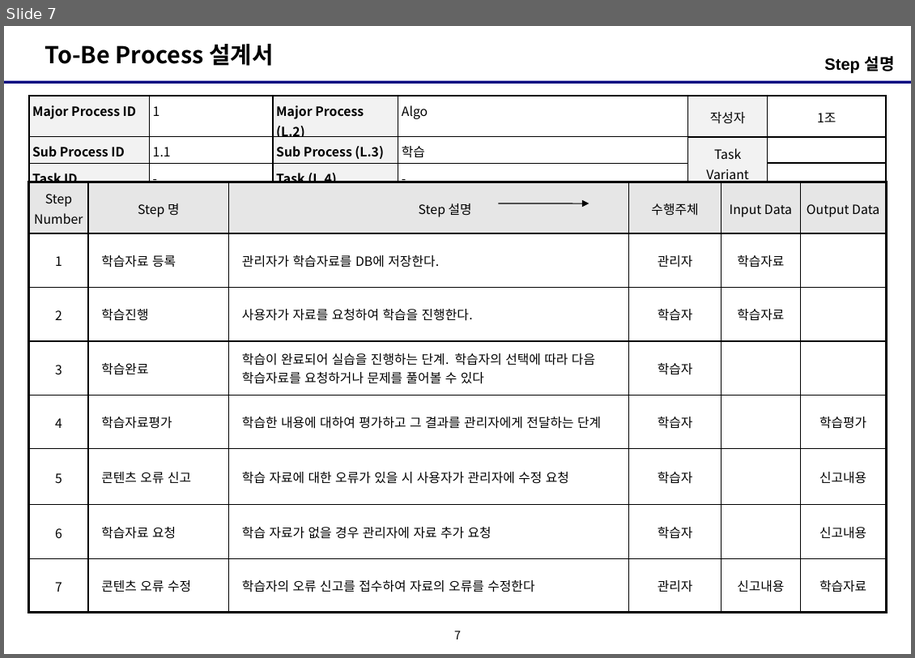
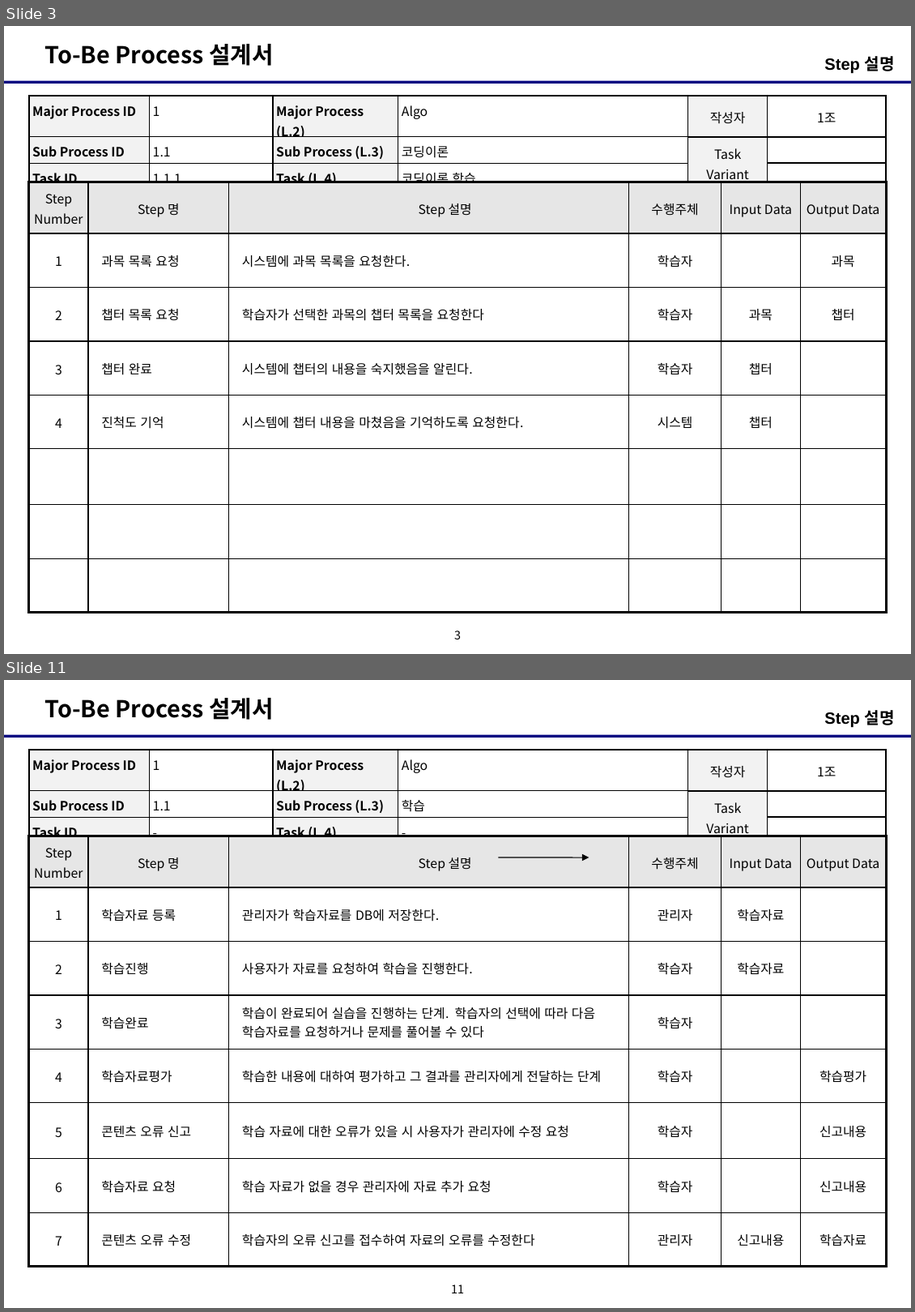
Before and after one commit to Uginim/JavaSWEngineeringCourse, a slide deck: documents/팀프로젝트/팀구성_개발일정_DB설계/프로세스설계서_200219_1221.pptx. Shown one above the other, each under a label of ours: slide 7 before the commit, slides 3 and 11 after it; the slides between them are not shown. The pictures are 915x658 and 915x1312 pixels, drawn with LibreOffice and Linux fonts; fonts in the diff are those of the drawing. Boxes give left, top, right and bottom in pixels: in the first picture for what was removed or moved away, otherwise in the second. Text is boxed around its words. In the diff, an @@ line names an element or a change of style, - is before the commit and + after.

Commit message:
doc: 복습한 내용 추가 및 팀프로젝트 문서들 수정

```diff
--- a/documents/팀프로젝트/팀구성_개발일정_DB설계/프로세스설계서_200219_1221.pptx
+++ b/documents/팀프로젝트/팀구성_개발일정_DB설계/프로세스설계서_200219_1221.pptx
@@ slide 3 added at (4,26,911,654), background #FFFFFF; not listed: 3 template elements that a slide beside it also shows @@
@@ text added at (825,56,895,73), 14 pt, text #000000, bold @@
+Step 설명
@@ table added at (29,96,887,186), 3 rows, 6 columns @@
+Major Process ID | 1 | Major Process (L.2) | Algo | 작성자 | 1조
+Sub Process ID | 1.1 | Sub Process (L.3) | 코딩이론 | Task Variant | 
+Task ID | 1.1.1 | Task (L.4) | 코딩이론 학습 |  | 
@@ table added at (29,182,886,612), 8 rows, 6 columns @@
+Step Number | Step 명 | Step 설명 | 수행주체 | Input Data | Output Data
+1 | 과목 목록 요청 | 시스템에 과목 목록을 요청한다. | 학습자 |  | 과목
+2 | 챕터 목록 요청 | 학습자가 선택한 과목의 챕터 목록을 요청한다 | 학습자 | 과목 | 챕터
+3 | 챕터 완료 | 시스템에 챕터의 내용을 숙지했음을 알린다. | 학습자 | 챕터 | 
+4 | 진척도 기억 | 시스템에 챕터 내용을 마쳤음을 기억하도록 요청한다. | 시스템 | 챕터 | 
+ |  |  |  |  | 
+ |  |  |  |  | 
+ |  |  |  |  | 
@@ what was slide 7 is now slide 11 @@
@@ page number at (451,1284,464,1293): text changed @@
-7
+11
```
Also in this commit, not shown: 6 slides changed, 3 other slides added, 4 other files.
